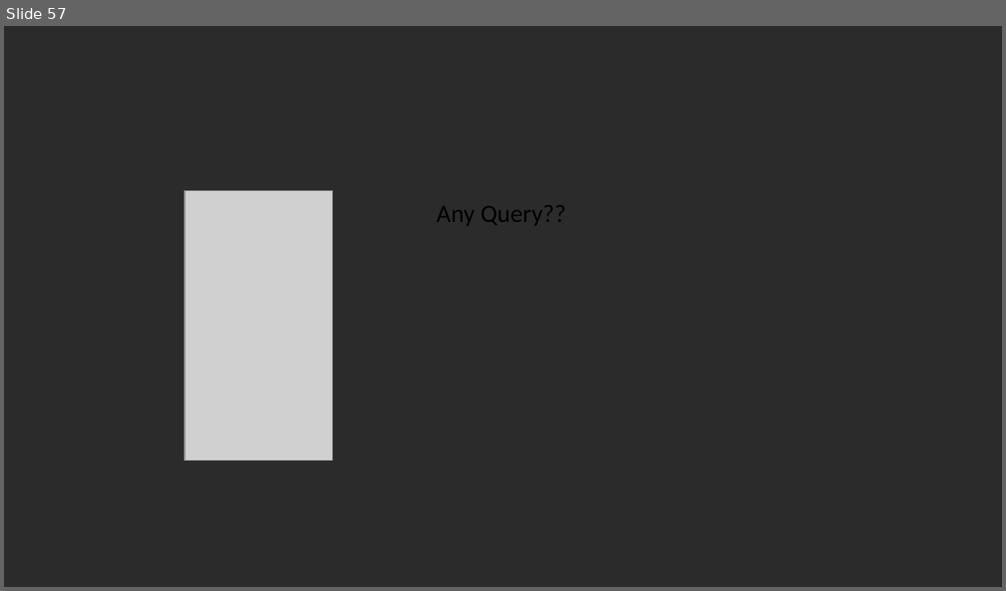
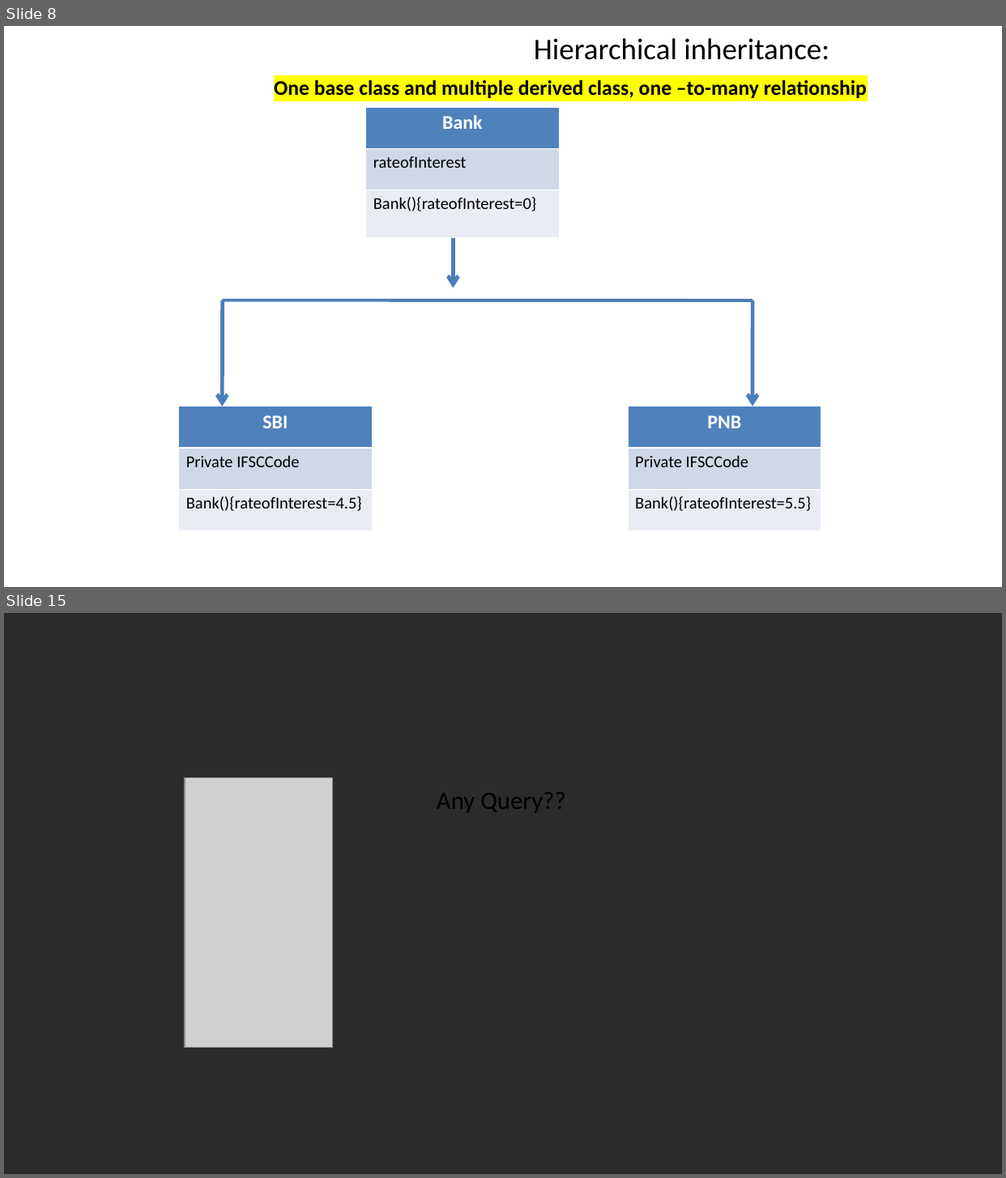
Before and after one commit to vishalamc/CAP615, a slide deck: CAP615-working with arrays and strings.pptx. Shown one above the other, each under a label of ours: slide 57 before the commit, slides 8 and 15 after it; the slides between them are not shown. The pictures are 1006x591 and 1006x1178 pixels, drawn with LibreOffice and Linux fonts; fonts in the diff are those of the drawing; grey boxes stand for pictures; background and template pictures are left out; a plain dark background stands for a picture behind light text. Boxes give left, top, right and bottom in pixels: in the first picture for what was removed or moved away, otherwise in the second. Text is boxed around its words. In the diff, an @@ line names an element or a change of style, - is before the commit and + after.

```diff
--- a/CAP615-working with arrays and strings.pptx
+++ b/CAP615-working with arrays and strings.pptx
@@ slide 8 added at bbox=[4, 26, 1002, 587], background picture (left out) @@
@@ title added at bbox=[534, 38, 829, 60], 21.6 pt, text #000000 @@
+Hierarchical inheritance:
@@ text added at bbox=[274, 80, 867, 98], 15 pt, text #000000, bold @@
+One base class and multiple derived class, one –to-many relationship
@@ table added at bbox=[365, 107, 559, 237], 3 rows, 1 columns @@
+Bank
+rateofInterest
+Bank(){rateofInterest=0}
@@ arrow added from (453, 238) to (453, 288), #4B7EBC 2.75 pt @@
@@ line added from (241, 288) to (378, 288), #FFFFFF 0.75 pt @@
@@ line added from (223, 301) to (752, 301), #4B7EBC 2.25 pt @@
@@ arrow added from (223, 301) to (223, 406), #4B7EBC 2.75 pt @@
@@ arrow added from (752, 301) to (752, 406), #4B7EBC 2.75 pt @@
@@ table added at bbox=[179, 406, 373, 531], 3 rows, 1 columns @@
+SBI
+Private IFSCCode
+Bank(){rateofInterest=4.5}
@@ table added at bbox=[628, 406, 821, 531], 3 rows, 1 columns @@
+PNB
+Private IFSCCode
+Bank(){rateofInterest=5.5}
@@ what was slide 57 is now slide 15 @@
```
Also in this commit, not shown: 12 other slides added, 55 slides removed.
